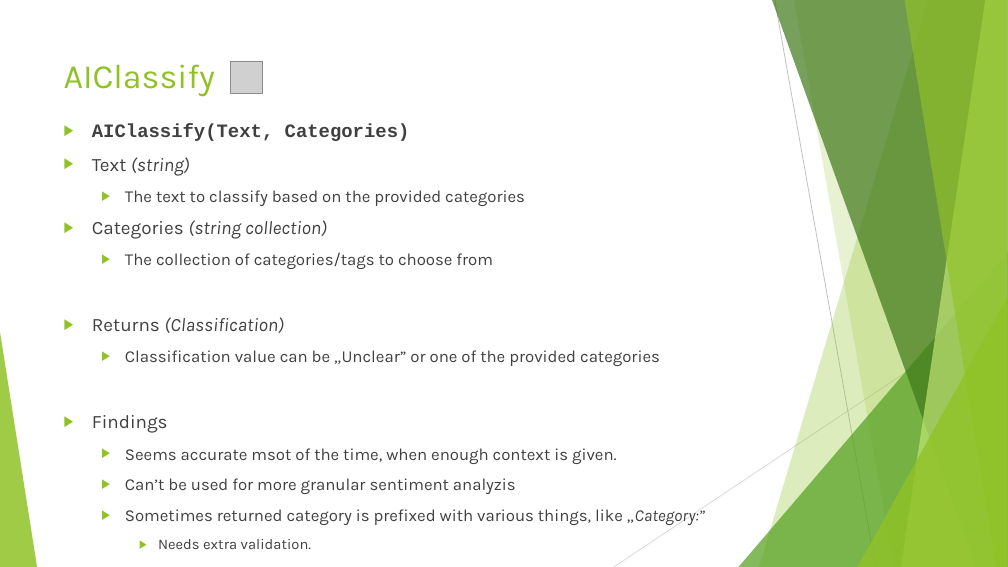
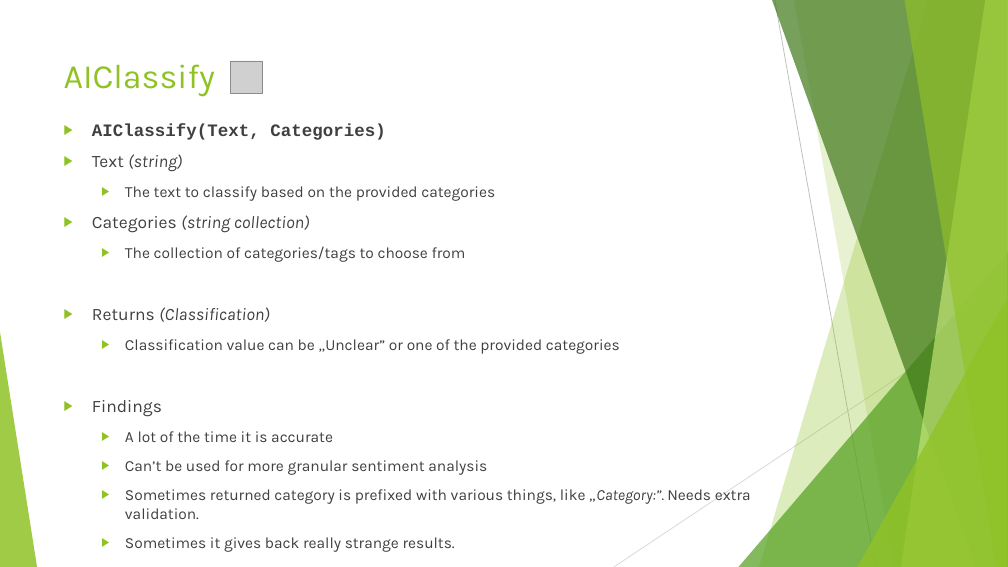
Before and after one commit to csonthejjas/DataverseAIActions, a slide deck: slide 11 of Dataverse AI Actions.pptx. Drawn at 1008x567 pixels with LibreOffice and Linux fonts; fonts in the diff are those of the drawing; grey boxes stand for pictures. Boxes give left, top, right and bottom in pixels: in the first picture for what was removed or moved away, otherwise in the second. Text is boxed around its words. In the diff, an @@ line names an element or a change of style, - is before the commit and + after.

```diff
--- a/Dataverse AI Actions.pptx
+++ b/Dataverse AI Actions.pptx
@@ text at [92, 124, 620, 417]: size 18 to 16.6 pt in "AIClassify(Text, Categories)", "Text (string)", "Categories (string collection)", "Returns (Classification)" and 1 more places; size 16 to 14.8 pt in "The text to classify based on the ...", "The collection of categories/tags to choose from", "Classification value can be „Unclear” or one ..." @@
@@ text at [125, 431, 751, 552]: text changed; size 16 to 14.8 pt @@
-  ▶ Seems accurate msot of the time, when enough context is given.
-  ▶ Can’t be used for more granular sentiment analyzis
-  ▶ Sometimes returned category is prefixed with various things, like „Category:”
-    ▶ Needs extra validation.
+  ▶ A lot of the time it is accurate
+  ▶ Can’t be used for more granular sentiment analysis
+  ▶ Sometimes returned category is prefixed with various things, like „Category:”. Needs extra validation.
+  ▶ Sometimes it gives back really strange results.
```
Also in this commit, not shown: 4 other slides changed, 5 other files.
